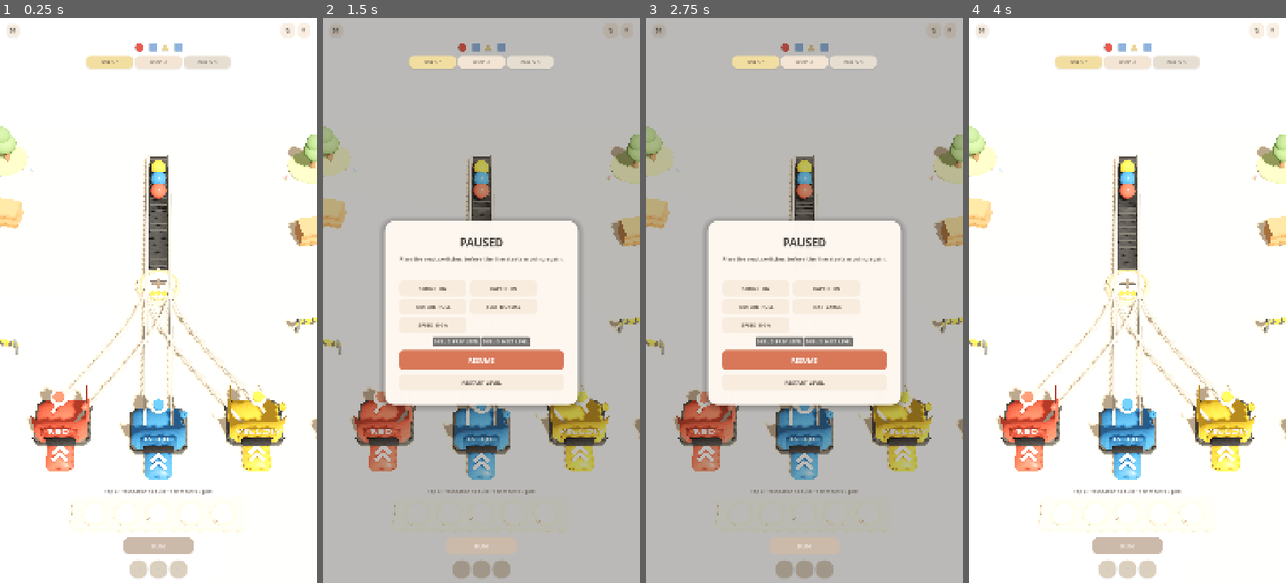
Above: before the commit, frames 1-4 (left to right).
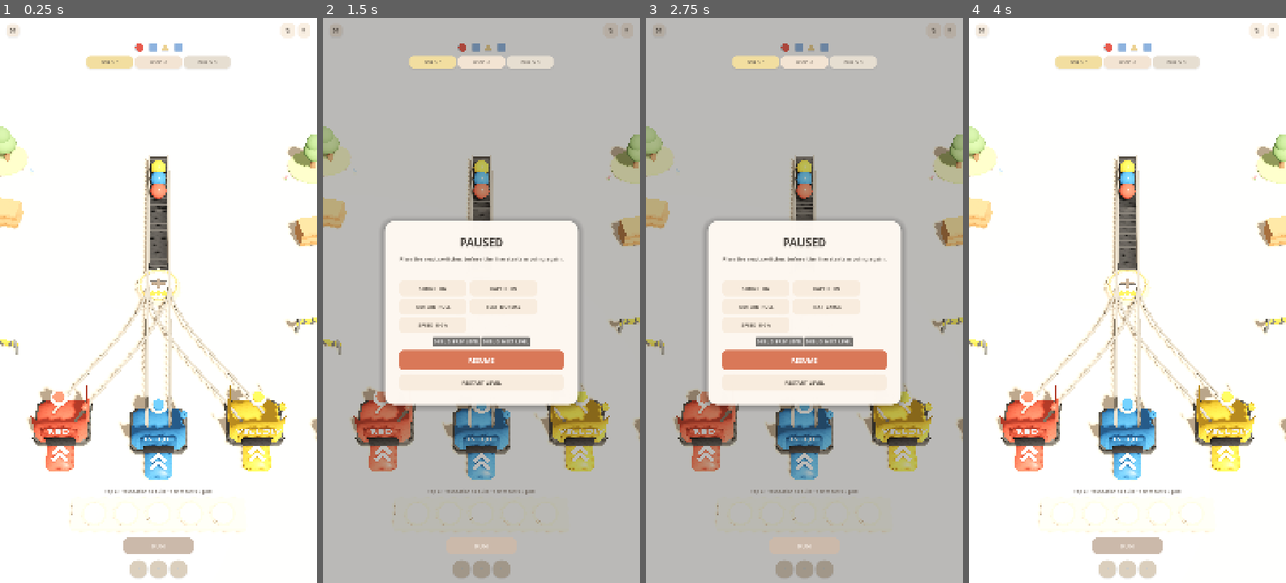
Above: after the commit, the same moments.

Repository: mocchaust64/rail_game
Game: Godot game, scene res://app/main.tscn
Same seed, same stepped clock (60 frames per second), same inputs: the game is played once before the commit and once after it.
Inputs:
- Up to frame 1 (0.25 s): no input
- Up to frame 2 (1.5 s): click "↻" at 0.5 s; click "Ⅱ" at 1.25 s
- Up to frame 3 (2.75 s): click "TEXT NORMAL" at 2 s
- Up to frame 4 (4 s): click "RESTART LEVEL" at 2.75 s; click "↻" at 3.5 s

The runs differ from the first frame. In frame 1, 2.3% of the frame differs, in the area x 16-84%, y 24-73%; in frame 2, 0.4%; in frame 3, 0.4%; in frame 4, 2.3%.

Commit message:
art: replace sorter spaghetti rails with quiet route previews

Diff:
--- a/gameplay/track_visuals.gd
+++ b/gameplay/track_visuals.gd
@@ -1,16 +1,19 @@
 class_name TrackVisuals
 extends RefCounted
 # Reference track language:
-# - smooth pale metal guide rails show every possible route
-# - a dark conveyor belt occupies the connected route
+# - possible routes are quiet matte guides, never dominant white wires
+# - a dark conveyor belt occupies the configured/active route
 # - no railroad sleepers/bolts
 # - belt seams move continuously so the factory never feels static
 
 const BELT_WIDTH := 0.64
 const BELT_BASE_WIDTH := 0.74
-const RAIL_OFFSET := 0.39
-const RAIL_RADIUS := 0.055
+const RAIL_OFFSET := 0.35
+const RAIL_RADIUS := 0.045
 const RAIL_HEIGHT := 0.19
+const PREVIEW_WIDTH := 0.115
+const PREVIEW_HEIGHT := 0.025
+const PREVIEW_Y := 0.115
 
 
 static func create_path(
@@ -35,7 +38,7 @@
             [-RAIL_OFFSET, RAIL_OFFSET],
             RAIL_RADIUS,
             RAIL_HEIGHT,
-            VisualFactory.material(Color("#D6D8D5"), 0.25, 0.0, 0.24)
+            VisualFactory.material(Color("#AAA9A3"), 0.42, 0.0, 0.16)
         )
 
     if show_belt:
@@ -48,7 +51,7 @@
                 BELT_BASE_WIDTH,
                 0.09,
                 0.065,
-                VisualFactory.material(Color("#6B6E70"), 0.62, 0.0, 0.04)
+                VisualFactory.material(Color("#696B6C"), 0.62, 0.0, 0.04)
             )
             _strip_layer(
                 root,
@@ -67,6 +70,28 @@
     return root
 
 
+# Candidate sorter routes should communicate topology without becoming the
+# strongest element on the board. A single thin matte centre guide is enough;
+# once a sorter is built the full black belt is drawn over it.
+static func create_preview_path(parent: Node3D, points: PackedVector3Array) -> Node3D:
+    var root := Node3D.new()
+    root.name = "SorterRoutePreview"
+    parent.add_child(root)
+    if points.size() < 2:
+        return root
+
+    _strip_layer(
+        root,
+        "PreviewGuide",
+        points,
+        PREVIEW_WIDTH,
+        PREVIEW_HEIGHT,
+        PREVIEW_Y,
+        VisualFactory.material(Color(0.48, 0.46, 0.43, 0.34), 0.76, 0.0, 0.02)
+    )
+    return root
+
+
 static func _trim_path(points: PackedVector3Array, trim_start: float, trim_end: float) -> PackedVector3Array:
     if points.size() < 2 or (trim_start <= 0.001 and trim_end <= 0.001):
         return points
